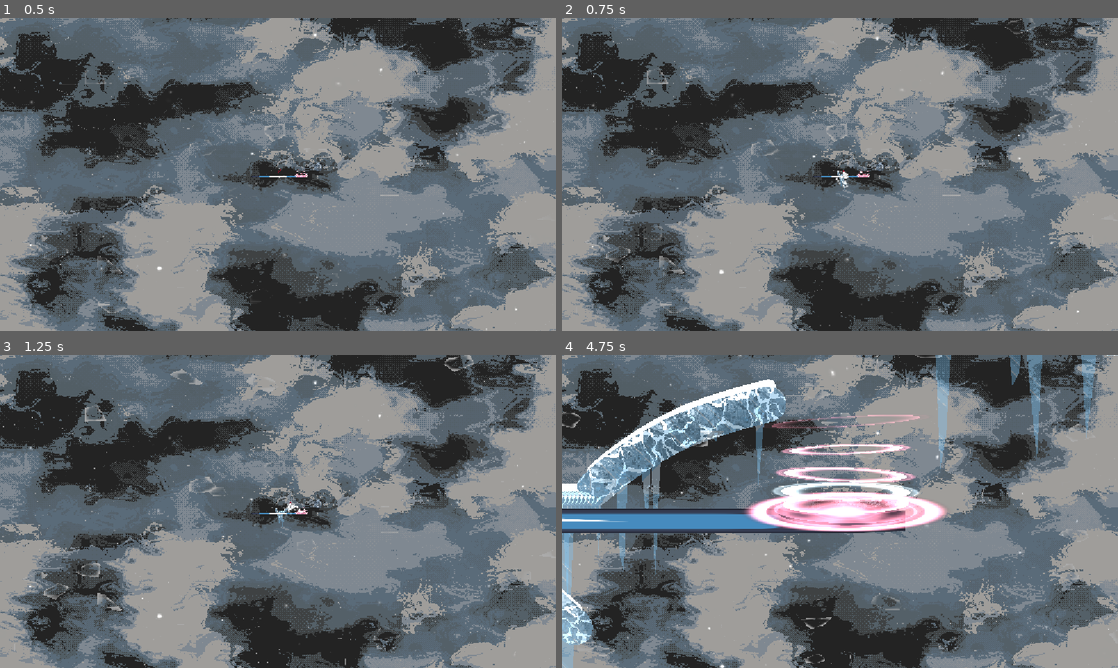
Above: before the commit, frames 1-4 (two rows, left to right).
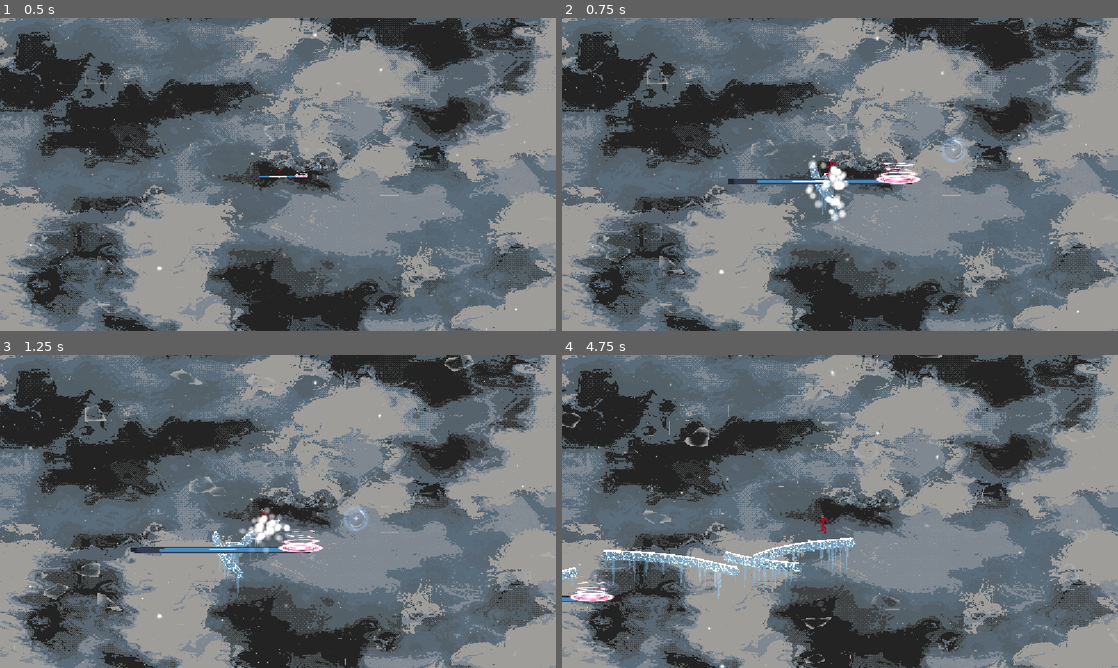
Above: after the commit, the same moments.

Repository: Zepeacedust/snow-game
Game: Godot game, scene res://TestingPlayground.tscn
Same seed, same stepped clock (60 frames per second), same inputs: the game is played once before the commit and once after it. The engine's default icon, where the game draws it, is replaced by a stand-in: a white triangle on a blue panel in a dark square.
Inputs:
- Up to frame 1 (0.5 s): no input
- Up to frame 2 (0.75 s): tap Enter at 0.5 s; hold Right (right) from 0.53 s (still down); hold Shift (bridge) from 0.53 s (still down)
- Up to frame 3 (1.25 s): keep holding Right (right); keep holding Shift (bridge); tap Space (jump) at 0.77 s
- Up to frame 4 (4.75 s): release Shift (bridge) at 1.28 s; tap Shift (bridge) at 1.35, 2.85, 4.35 s; tap Space (jump) at 1.52, 3.02, 3.77, 4.52 s; release Right (right) at 2.03 s; hold Left (left) 2.03-2.78 s; hold Shift (bridge) 2.03-2.78 s; hold Right (right) 2.78-4.28 s; hold Shift (bridge) 3.53-4.28 s; hold Left (left) from 4.28 s (still down)

Frame 1 is identical in both runs. In frame 2, 1.7% of the frame differs, in the area x 29-73%, y 38-69%; in frame 3, 2.1%; in frame 4, 20%, in the area x 0-100%, y 0-100%.

Commit message:
smoothed out camera zooming and let the player skip it by moving

Diff:
--- a/scripts/camera_follow.gd
+++ b/scripts/camera_follow.gd
@@ -12,7 +12,7 @@
 }
 
 @onready var goal =  get_tree().get_first_node_in_group("Goal").global_position
-@onready var start =  get_tree().get_first_node_in_group("PlayerStart").global_position
+@onready var start =  get_tree().get_first_node_in_group("PlayerStart")
 
 @export var camera_mode : CameraMode = CameraMode.FOLLOWING
 
@@ -87,7 +87,7 @@
 		print_debug("goal_into_timer", goal)
 		return
 	global_position = lerp(autodirect_start, goal,1- clamp(autodirect_timer / goal_into_time, 0, 1))
-	zoom = lerp(autodirect_start_scale, Vector2(1,1) * SCALE_FACTOR, 1-clamp(autodirect_timer / goal_into_time, 0, 1))
+	zoom = lerp(autodirect_start_scale, Vector2(1,1) / max(SCALE_FACTOR, MINIMUM_ZOOM), 1-clamp(autodirect_timer / goal_into_time, 0, 1))
 
 
 func goal_wait(timer: float):
@@ -104,8 +104,8 @@
 		autodirect_state = AutoDirectState.PLAYER_WAIT
 		print_debug("player_into_timer", start)
 		return
-	global_position = lerp(autodirect_start, start, 1- clamp(autodirect_timer / player_into_time, 0, 1))
-	zoom = lerp(autodirect_start_scale, Vector2(1,1) * SCALE_FACTOR, 1- clamp(autodirect_timer / goal_into_time, 0, 1))
+	global_position = lerp(autodirect_start, start.global_position, 1- clamp(autodirect_timer / player_into_time, 0, 1))
+	zoom = lerp(autodirect_start_scale, Vector2(1,1) / max(SCALE_FACTOR, MINIMUM_ZOOM), 1- clamp(autodirect_timer / goal_into_time, 0, 1))
 
 
 
@@ -115,6 +115,9 @@
 
 
 func autodirect_mode(delta):
+	if Input.is_anything_pressed():
+		camera_mode = CameraMode.FOLLOWING
+		return
 	autodirect_timer -= delta
 	match autodirect_state:
 		AutoDirectState.WIDE_SHOT_WAIT:
